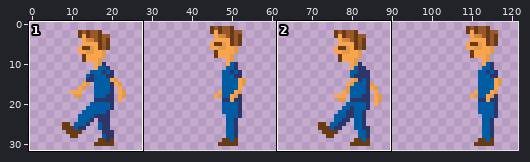
Two versions of one sprite sheet, data/normal_left.png. The picture above shows the old version from afar; the outline marks the close-up.
Close-up. The starting point:
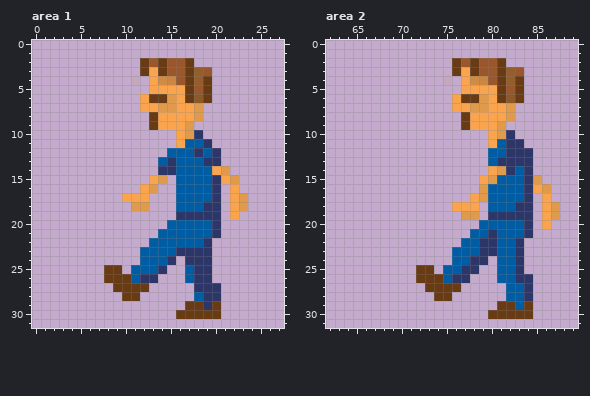
The file is 128x32 pixels. Pixels under 10% opacity are left out. Colours within 5 levels of each other are drawn and written as one. Shown: area 1: x 0..27, y 0..31; area 2: x 62..89, y 0..31. The old version is drawn lined up with the new one. The wide view leaves out empty margins.
The same view after the edit:
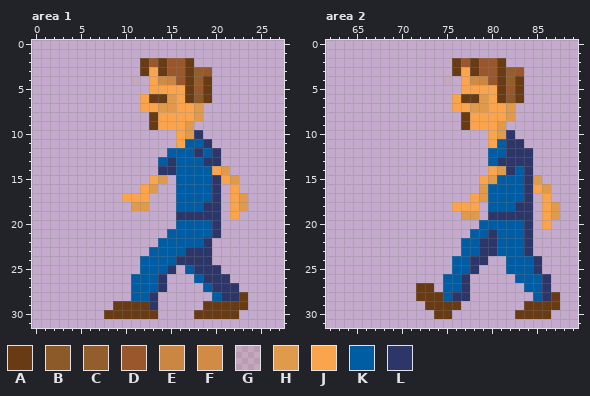
Palette (. is transparent): A #683b15  B #8c5928  C #945d2c  D #9b572c  E #cb8642  F #d18b45  G #d9974b1b  H #df9a4b  J #faa44e  K #005ca3  L #2d3669
Edits made:
drawings rearranged on the sheet (the old picture shows each at its new place)
--- area 1
@@ x 0..27 @@
 19 ................LLLLL.J.....
-20 ...............KKKKKL.......
-21 ..............KKKKKKL.......
-22 .............KKKKKKL........
-23 ............KKKKLLLL........
-24 ............KKKL.LLL........
-25 ........AA.KKKL..KLL........
-26 ........AAAKLL...KLL........
-27 .........AAAA.....LLL.......
-28 ..........AA......KLL.......
-29 .................AALA.......
-30 ................AAAAA.......
+20 ................KKKKL.......
+21 ...............KKKKKL.......
+22 ..............KKKKKL........
+23 .............KKKKLLL........
+24 ............KKKKLLLL........
+25 ............KKKL.KLLL.......
+26 ...........KKKL...KLLL......
+27 ...........KKKL....KLLL.....
+28 ...........KKL......KLLA....
+29 .........AAAAL.....AAAAA....
+30 ........AAAAAA....AAAAA.....
 31 ............................
--- area 2
@@ x 62..89 @@
 21 ................KKLKKKL.....
-22 ...............KKLLKKL......
-23 ..............KKKLLKKL......
-24 ..............KKLL.KKL......
-25 ..........AA.KKLL..KKL......
-26 ..........AAAKLL...KKLL.....
-27 ...........AAAA.....KKL.....
-28 ............AA......KKL.....
-29 ...................AAKA.....
-30 ..................AAAAA.....
+22 ...............KKLLKKKL.....
+23 ...............KKLLKKKL.....
+24 ..............KKLL..KKKL....
+25 ..............KKL...KKKL....
+26 .............KKL.....KKKL...
+27 ..........AA.KKL......KKL...
+28 ..........AAAKLL.......KLA..
+29 ...........AAAA.......AAAA..
+30 ............AA.......AAAA...
 31 ............................
